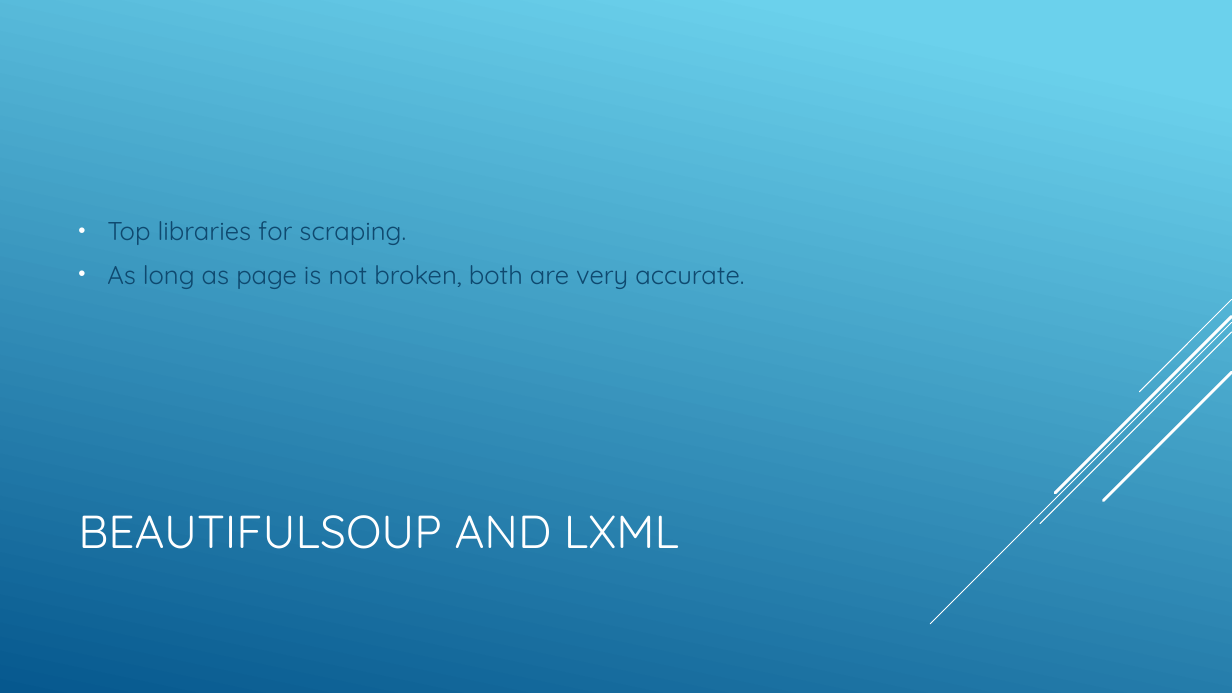
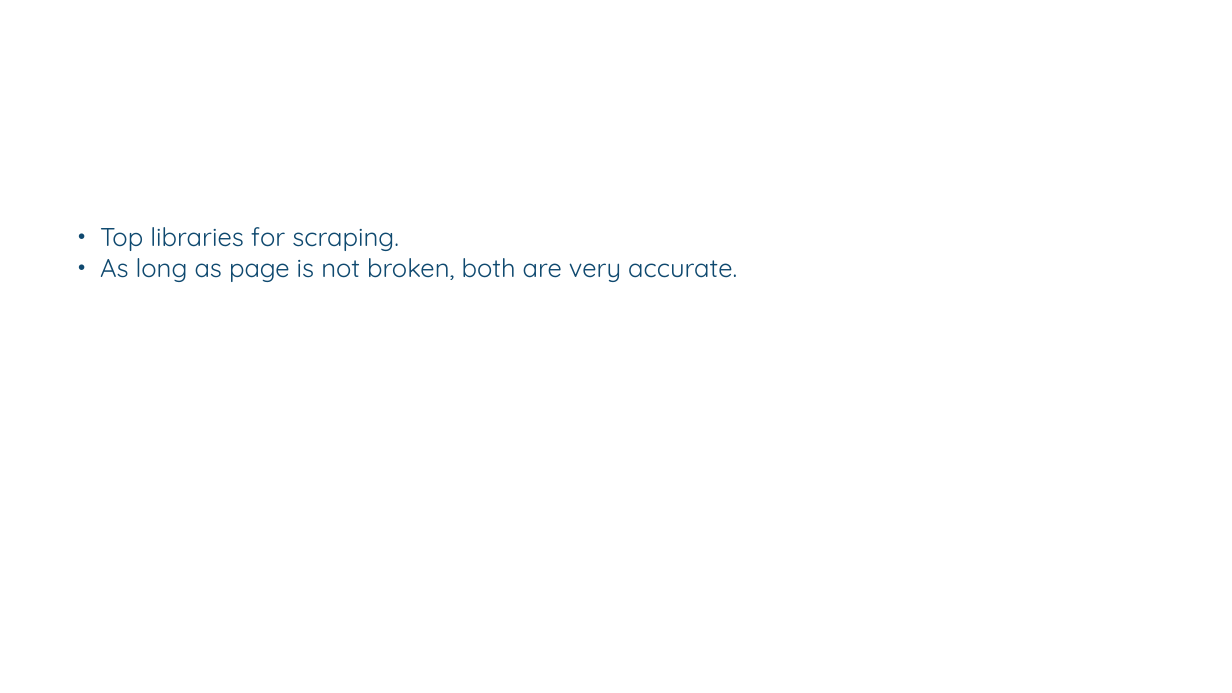
Before and after one commit to tapaswenipathak/Presentations, a slide deck: slide 22 of PyLadies Remote/Introduction to Scraping and Scrapy.pptx (slide 18 before the commit). Drawn at 1232x693 pixels with LibreOffice and Linux fonts; fonts in the diff are those of the drawing. Boxes give left, top, right and bottom in pixels: in the first picture for what was removed or moved away, otherwise in the second. Text is boxed around its words. In the diff, an @@ line names an element or a change of style, - is before the commit and + after.

```diff
--- a/PyLadies Remote/Introduction to Scraping and Scrapy.pptx
+++ b/PyLadies Remote/Introduction to Scraping and Scrapy.pptx
@@ background gradient #6ED2EB to #06588E to #FFFFFF @@
@@ text "Top libraries for scraping." at (100,227,737,282): indent changed; less space between paragraphs @@
@@ line (1232, 299) - (1140, 392): stroke #FFFFFF 0.75 pt to #FFFFFF 0.74 pt @@
@@ line (1232, 323) - (931, 624): stroke #FFFFFF 0.75 pt to #FFFFFF 0.74 pt @@
@@ line (1232, 316) - (1055, 493): stroke #FFFFFF 2.25 pt to #FFFFFF 2.24 pt @@
@@ line (1232, 332) - (1041, 524): stroke #FFFFFF 0.75 pt to #FFFFFF 0.74 pt @@
@@ line (1232, 372) - (1104, 501): stroke #FFFFFF 2.25 pt to #FFFFFF 2.24 pt @@
@@ title removed at (78,515,679,549) @@
-BEAUTIFULSOUP AND LXML
```
Also in this commit, not shown: 18 other slides changed, 6 slides added, 2 slides removed, 1 other file.
